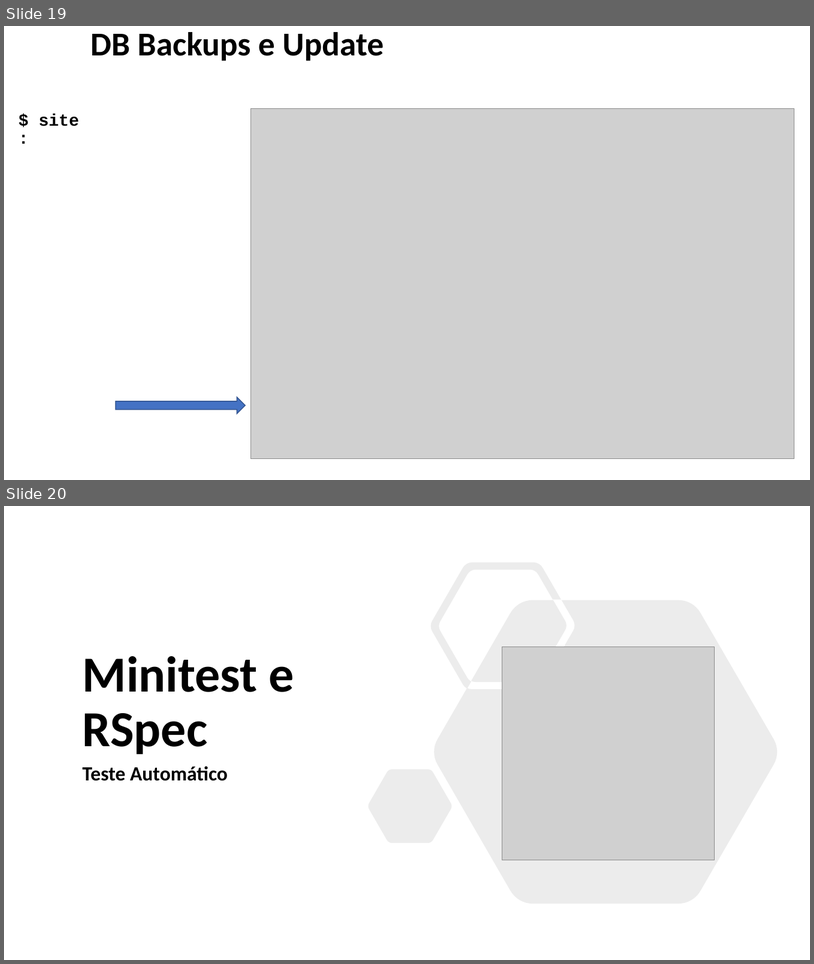
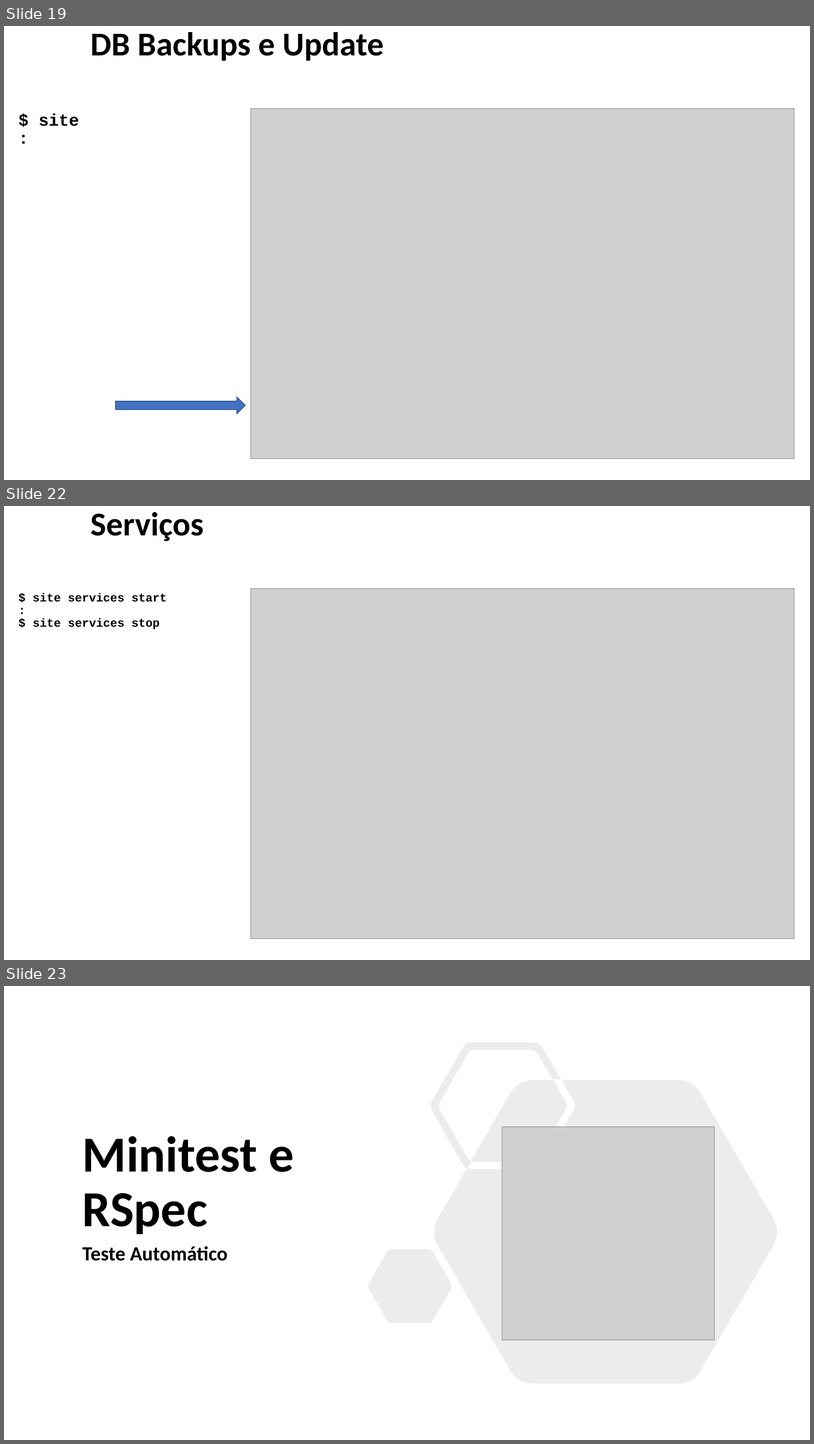
Before and after one commit to enogrob/research-obras-devtools, a slide deck: obras/obras-devtools.pptx. Shown one above the other, each under a label of ours: slides 19 and 20 before the commit, slides 19, 22 and 23 after it; the slides between them are not shown. The pictures are 814x964 and 814x1444 pixels, drawn with LibreOffice and Linux fonts; fonts in the diff are those of the drawing; grey boxes stand for pictures; background and template pictures are left out. Boxes give left, top, right and bottom in pixels: in the first picture for what was removed or moved away, otherwise in the second. Text is boxed around its words. In the diff, an @@ line names an element or a change of style, - is before the commit and + after.

```diff
--- a/obras/obras-devtools.pptx
+++ b/obras/obras-devtools.pptx
@@ slide 22 added at [4,506,810,960], background #FFFFFF @@
@@ title added at [90,512,204,541], 39.6 pt, text #000000, bold @@
+Serviços
@@ text added at [33,593,167,629], 14 pt, text #000000, bold @@
+$ site services start
+:
+$ site services stop
@@ picture added at [251,588,795,939] @@
@@ what was slide 20 is now slide 23 @@
```
Also in this commit, not shown: 2 other slides added.
